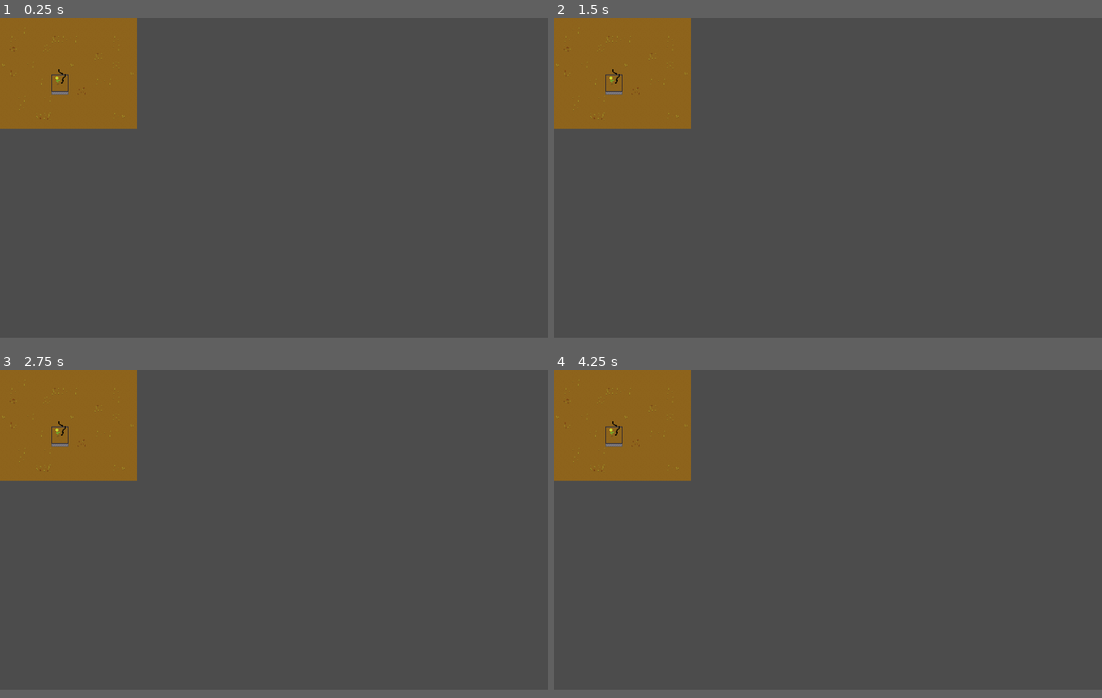
Above: before the commit, frames 1-4 (two rows, left to right).
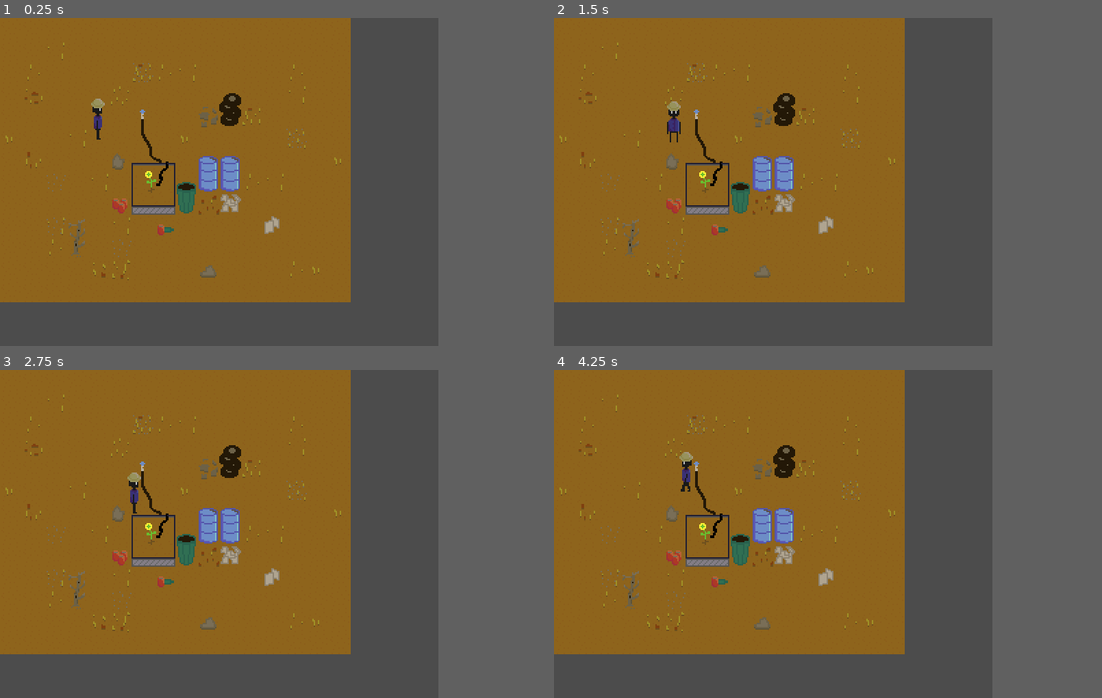
Above: after the commit, the same moments.

Repository: bassguitarbill/thrive
Game: Godot game, scene res://Level.tscn
Same seed, same stepped clock (60 frames per second), same inputs: the game is played once before the commit and once after it. Before the commit the project has no main scene; this scene is started directly in both runs.
Inputs:
- Up to frame 1 (0.25 s): no input
- Up to frame 2 (1.5 s): tap Enter at 0.5 s; hold Right (ui_right) 0.53-1.28 s; hold Down (ui_down) from 1.28 s (still down)
- Up to frame 3 (2.75 s): release Down (ui_down) at 2.03 s; hold Right (ui_right) from 2.03 s (still down)
- Up to frame 4 (4.25 s): release Right (ui_right) at 2.78 s; hold Up (ui_up) 2.78-3.53 s; hold Left (ui_left) from 3.53 s (still down)
The window is 800x468 before the commit and 640x480 after it. Grey fills any space a smaller window leaves; there, only what the larger window draws over its background counts as a difference.

The runs differ from the first frame. In frame 1, 47% of the frame differs, in the area x 0-64%, y 0-87%; in frame 2, 47%; in frame 3, 47%; in frame 4, 47%.

Commit message:
Add more art, and ysorting, and a title logo.

Diff:
--- /dev/null
+++ b/Gardener.gd
@@ -0,0 +1,97 @@
+extends Node2D
+
+const TILE_SIZE = 16
+export var TWEEN_DURATION = 0.8
+
+var destination = null
+var input = Vector2.ZERO
+var ready_to_move = true
+
+var can_move = {
+	"right": 0,
+	"left": 0,
+	"up": 0,
+	"down": 0
+}
+
+onready var tween = $Tween
+onready var animationPlayer = $AnimationPlayer
+onready var sprite = $Sprite
+
+func _process(delta):
+	if ready_to_move:
+		get_input()
+		if (input != Vector2.ZERO):
+			start_move()
+
+func get_input():
+	input = Vector2.ZERO
+
+	if (Input.is_action_pressed("ui_left") && can_move["left"] == 0):
+		input.x -= 1
+		animationPlayer.play("WalkLeft")
+		return
+	if (Input.is_action_pressed("ui_right") && can_move["right"] == 0):
+		input.x += 1
+		animationPlayer.play("WalkRight")
+		return
+	if (Input.is_action_pressed("ui_up") && can_move["up"] == 0):
+		input.y -= 1
+		animationPlayer.play("WalkUp")
+		return
+	if (Input.is_action_pressed("ui_down") && can_move["down"] == 0):
+		input.y += 1
+		animationPlayer.play("WalkDown")
+		return
+
+func start_move():
+	var collision_position = input * TILE_SIZE
+	#$Area2D.position = collision_position
+	destination = (input * TILE_SIZE) + position
+	tween.interpolate_property(
+		self,
+		"position",
+		position,
+		destination,
+		TWEEN_DURATION,
+		Tween.TRANS_LINEAR,
+		Tween.EASE_IN_OUT
+	)
+	tween.start()
+	ready_to_move = false
+
+func anim_to_idle():
+	animationPlayer.stop(true)
+	#match (input):
+
+	#	Vector2(-1, 0):
+
+
+func _on_CanGoRight_body_entered(body):
+	can_move["right"] += 1
+
+func _on_CanGoLeft_body_entered(body):
+	can_move["left"] += 1
+
+func _on_CanGoDown_body_entered(body):
+	can_move["down"] += 1
+
+func _on_CanGoUp_body_entered(body):
+	can_move["up"] += 1
+
+func _on_CanGoRight_body_exited(body):
+	can_move["right"] -= 1
+
+func _on_CanGoLeft_body_exited(body):
+	can_move["left"] -= 1
+
+func _on_CanGoDown_body_exited(body):
+	can_move["down"] -= 1
+
+func _on_CanGoUp_body_exited(body):
+	can_move["up"] -= 1
+
+func _on_Tween_tween_all_completed():
+	ready_to_move = true
+	print(can_move)
+	anim_to_idle()
--- a/Gardener.tscn
+++ b/Gardener.tscn
@@ -1,6 +1,7 @@
-[gd_scene load_steps=6 format=2]
+[gd_scene load_steps=9 format=2]
 
 [ext_resource path="res://Gardener.png" type="Texture" id=1]
+[ext_resource path="res://Gardener.gd" type="Script" id=2]
 
 [sub_resource type="Animation" id=1]
 resource_name = "WalkDown"
@@ -74,10 +75,17 @@
 "values": [ 2, 6, 10, 14 ]
 }
 
-[node name="Gardener" type="Node2D"]
+[sub_resource type="RectangleShape2D" id=5]
+extents = Vector2( 7.56691, 7.51477 )
+
+[sub_resource type="RectangleShape2D" id=6]
+extents = Vector2( 7.22261, 7.16402 )
+
+[node name="Gardener" type="KinematicBody2D"]
+script = ExtResource( 2 )
 
 [node name="Sprite" type="Sprite" parent="."]
-position = Vector2( 33.9131, 33.3537 )
+position = Vector2( -0.352531, -13.849 )
 texture = ExtResource( 1 )
 vframes = 4
 hframes = 4
@@ -88,3 +96,41 @@
 anims/WalkLeft = SubResource( 3 )
 anims/WalkRight = SubResource( 2 )
 anims/WalkUp = SubResource( 4 )
+
+[node name="CollisionShape2D" type="CollisionShape2D" parent="."]
+shape = SubResource( 5 )
+
+[node name="CanGoUp" type="Area2D" parent="."]
+
+[node name="CollisionShape2D" type="CollisionShape2D" parent="CanGoUp"]
+position = Vector2( 0.0216537, -15.5007 )
+shape = SubResource( 6 )
+
+[node name="CanGoDown" type="Area2D" parent="."]
+
+[node name="CollisionShape2D" type="CollisionShape2D" parent="CanGoDown"]
+position = Vector2( 0.0216537, 15.4478 )
+shape = SubResource( 6 )
+
+[node name="CanGoLeft" type="Area2D" parent="."]
+
+[node name="CollisionShape2D" type="CollisionShape2D" parent="CanGoLeft"]
+position = Vector2( -15.2202, 0.146361 )
+shape = SubResource( 6 )
+
+[node name="CanGoRight" type="Area2D" parent="."]
+
+[node name="CollisionShape2D" type="CollisionShape2D" parent="CanGoRight"]
+position = Vector2( 15.1732, -0.12865 )
+shape = SubResource( 6 )
+
+[node name="Tween" type="Tween" parent="."]
+[connection signal="body_entered" from="CanGoUp" to="." method="_on_CanGoUp_body_entered"]
+[connection signal="body_exited" from="CanGoUp" to="." method="_on_CanGoUp_body_exited"]
+[connection signal="body_entered" from="CanGoDown" to="." method="_on_CanGoDown_body_entered"]
+[connection signal="body_exited" from="CanGoDown" to="." method="_on_CanGoDown_body_exited"]
+[connection signal="body_entered" from="CanGoLeft" to="." method="_on_CanGoLeft_body_entered"]
+[connection signal="body_exited" from="CanGoLeft" to="." method="_on_CanGoLeft_body_exited"]
+[connection signal="body_entered" from="CanGoRight" to="." method="_on_CanGoRight_body_entered"]
+[connection signal="body_exited" from="CanGoRight" to="." method="_on_CanGoRight_body_exited"]
+[connection signal="tween_all_completed" from="Tween" to="." method="_on_Tween_tween_all_completed"]
--- a/Level.tscn
+++ b/Level.tscn
@@ -1,7 +1,9 @@
-[gd_scene load_steps=5 format=2]
+[gd_scene load_steps=21 format=2]
 
 [ext_resource path="res://Dirt3.png" type="Texture" id=1]
 [ext_resource path="res://Flower.png" type="Texture" id=2]
+[ext_resource path="res://Gardener.tscn" type="PackedScene" id=3]
+[ext_resource path="res://Objects.png" type="Texture" id=4]
 
 [sub_resource type="TileSet" id=1]
 0/name = "Dirt3.png 0"
@@ -22,7 +24,107 @@
 0/shapes = [  ]
 0/z_index = 0
 
-[sub_resource type="TileSet" id=2]
+[sub_resource type="ConvexPolygonShape2D" id=9]
+points = PoolVector2Array( 0, 0, 16, 0, 16, 16, 0, 16 )
+
+[sub_resource type="ConvexPolygonShape2D" id=10]
+points = PoolVector2Array( 0, 0, 16, 0, 16, 16, 0, 16 )
+
+[sub_resource type="ConvexPolygonShape2D" id=11]
+points = PoolVector2Array( 0, 0, 16, 0, 16, 16, 0, 16 )
+
+[sub_resource type="ConvexPolygonShape2D" id=12]
+points = PoolVector2Array( 0, 0, 16, 0, 16, 16, 0, 16 )
+
+[sub_resource type="ConvexPolygonShape2D" id=13]
+points = PoolVector2Array( 0, 0, 16, 0, 16, 16, 0, 16 )
+
+[sub_resource type="ConvexPolygonShape2D" id=14]
+points = PoolVector2Array( 0, 0, 16, 0, 16, 16, 0, 16 )
+
+[sub_resource type="ConvexPolygonShape2D" id=15]
+points = PoolVector2Array( 0, 0, 16, 0, 16, 16, 0, 16 )
+
+[sub_resource type="TileSet" id=16]
+0/name = "Objects.png 0"
+0/texture = ExtResource( 4 )
+0/tex_offset = Vector2( 0, 0 )
+0/modulate = Color( 1, 1, 1, 1 )
+0/region = Rect2( 0, 0, 128, 128 )
+0/tile_mode = 2
+0/autotile/icon_coordinate = Vector2( 0, 0 )
+0/autotile/tile_size = Vector2( 16, 16 )
+0/autotile/spacing = 0
+0/autotile/occluder_map = [  ]
+0/autotile/navpoly_map = [  ]
+0/autotile/priority_map = [  ]
+0/autotile/z_index_map = [  ]
+0/occluder_offset = Vector2( 0, 0 )
+0/navigation_offset = Vector2( 0, 0 )
+0/shapes = [ {
+"autotile_coord": Vector2( 1, 1 ),
+"one_way": false,
+"one_way_margin": 1.0,
+"shape": SubResource( 9 ),
+"shape_transform": Transform2D( 1, 0, 0, 1, 0, 0 )
+}, {
+"autotile_coord": Vector2( 2, 1 ),
+"one_way": false,
+"one_way_margin": 1.0,
+"shape": SubResource( 10 ),
+"shape_transform": Transform2D( 1, 0, 0, 1, 0, 0 )
+}, {
+"autotile_coord": Vector2( 3, 1 ),
+"one_way": false,
+"one_way_margin": 1.0,
+"shape": SubResource( 11 ),
+"shape_transform": Transform2D( 1, 0, 0, 1, 0, 0 )
+}, {
+"autotile_coord": Vector2( 4, 1 ),
+"one_way": false,
+"one_way_margin": 1.0,
+"shape": SubResource( 12 ),
+"shape_transform": Transform2D( 1, 0, 0, 1, 0, 0 )
+}, {
+"autotile_coord": Vector2( 5, 1 ),
+"one_way": false,
+"one_way_margin": 1.0,
+"shape": SubResource( 13 ),
+"shape_transform": Transform2D( 1, 0, 0, 1, 0, 0 )
+}, {
+"autotile_coord": Vector2( 6, 1 ),
+"one_way": false,
+"one_way_margin": 1.0,
+"shape": SubResource( 14 ),
+"shape_transform": Transform2D( 1, 0, 0, 1, 0, 0 )
+}, {
+"autotile_coord": Vector2( 7, 1 ),
+"one_way": false,
+"one_way_margin": 1.0,
+"shape": SubResource( 15 ),
+"shape_transform": Transform2D( 1, 0, 0, 1, 0, 0 )
+} ]
+0/z_index = 0
+
+[sub_resource type="ConvexPolygonShape2D" id=2]
+points = PoolVector2Array( 0, 0, 16, 0, 16, 16, 0, 16 )
+
+[sub_resource type="ConvexPolygonShape2D" id=3]
+points = PoolVector2Array( 0, 0, 16, 0, 16, 16, 0, 16 )
+
+[sub_resource type="ConvexPolygonShape2D" id=4]
+points = PoolVector2Array( 0, 0, 16, 0, 16, 16, 0, 16 )
+
+[sub_resource type="ConvexPolygonShape2D" id=5]
+points = PoolVector2Array( 0, 0, 16, 0, 16, 16, 0, 16 )
+
+[sub_resource type="ConvexPolygonShape2D" id=6]
+points = PoolVector2Array( 0, 0, 16, 0, 16, 16, 0, 16 )
+
+[sub_resource type="ConvexPolygonShape2D" id=7]
+points = PoolVector2Array( 0, 0, 16, 0, 16, 16, 0, 16 )
+
+[sub_resource type="TileSet" id=8]
 0/name = "Flower.png 0"
 0/texture = ExtResource( 2 )
 0/tex_offset = Vector2( 0, 0 )
@@ -35,10 +137,46 @@
 0/autotile/occluder_map = [  ]
 0/autotile/navpoly_map = [  ]
 0/autotile/priority_map = [  ]
-0/autotile/z_index_map = [  ]
+0/autotile/z_index_map = [ Vector3( 0, 0, 3 ), Vector3( 1, 0, 3 ), Vector3( 2, 0, 3 ), Vector3( 3, 0, 3 ) ]
 0/occluder_offset = Vector2( 0, 0 )
 0/navigation_offset = Vector2( 0, 0 )
-0/shapes = [  ]
+0/shapes = [ {
+"autotile_coord": Vector2( 2, 1 ),
+"one_way": false,
+"one_way_margin": 1.0,
+"shape": SubResource( 2 ),
+"shape_transform": Transform2D( 1, 0, 0, 1, 0, 0 )
+}, {
+"autotile_coord": Vector2( 2, 2 ),
+"one_way": false,
+"one_way_margin": 1.0,
+"shape": SubResource( 3 ),
+"shape_transform": Transform2D( 1, 0, 0, 1, 0, 0 )
+}, {
+"autotile_coord": Vector2( 3, 1 ),
+"one_way": false,
+"one_way_margin": 1.0,
+"shape": SubResource( 4 ),
+"shape_transform": Transform2D( 1, 0, 0, 1, 0, 0 )
+}, {
+"autotile_coord": Vector2( 3, 2 ),
+"one_way": false,
+"one_way_margin": 1.0,
+"shape": SubResource( 5 ),
+"shape_transform": Transform2D( 1, 0, 0, 1, 0, 0 )
+}, {
+"autotile_coord": Vector2( 1, 1 ),
+"one_way": false,
+"one_way_margin": 1.0,
+"shape": SubResource( 6 ),
+"shape_transform": Transform2D( 1, 0, 0, 1, 0, 0 )
+}, {
+"autotile_coord": Vector2( 0, 1 ),
+"one_way": false,
+"one_way_margin": 1.0,
+"shape": SubResource( 7 ),
+"shape_transform": Transform2D( 1, 0, 0, 1, 0, 0 )
+} ]
 0/z_index = 0
 
 [node name="Level" type="Node2D"]
@@ -49,14 +187,25 @@
 format = 1
 tile_data = PoolIntArray( 0, 0, 0, 1, 0, 0, 2, 0, 0, 3, 0, 0, 4, 0, 0, 5, 0, 0, 6, 0, 0, 7, 0, 0, 8, 0, 0, 9, 0, 0, 10, …(2788 unchanged characters)…
 
-[node name="Flowerbed" type="TileMap" parent="."]
-tile_set = SubResource( 2 )
+[node name="Objects" type="TileMap" parent="."]
+tile_set = SubResource( 16 )
+cell_size = Vector2( 16, 16 )
+format = 1
+tile_data = PoolIntArray( 131078, 0, 196615, 196618, 0, 5, 262150, 0, 327680, 262153, 0, 131072, 262154, 0, 65541, 327686, 0, 393216, 327693, 0, 196615, 393221, 0, 196613, 393222, 0, 458752, 393223, 0, 458753, 393225, 0, 1, 393226, 0, 1, 458754, 0, 196614, 458760, 0, 2, 458761, 0, 65537, 458762, 0, 65537, 524293, 0, 131076, 524296, 0, 65538, 524298, 0, 196611, 589826, 0, 196614, 589827, 0, 3, 589831, 0, 131079, 589836, 0, 196610, 655363, 0, 65539, 655365, 0, 196614, 720905, 0, 196612 )
+
+[node name="YSort" type="YSort" parent="."]
+
+[node name="Flowerbed" type="TileMap" parent="YSort"]
+tile_set = SubResource( 8 )
 cell_size = Vector2( 16, 16 )
 format = 1
 tile_data = PoolIntArray( 393222, 0, 2, 393223, 0, 3, 458758, 0, 65538, 458759, 0, 65539, 524294, 0, 131074, 524295, 0, 131075 )
 
-[node name="Flower" type="Sprite" parent="."]
-position = Vector2( 109.175, 118 )
+[node name="Gardener" parent="YSort" instance=ExtResource( 3 )]
+position = Vector2( 72, 88 )
+
+[node name="Flower" type="Sprite" parent="YSort"]
+position = Vector2( 111.172, 120.137 )
 texture = ExtResource( 2 )
 vframes = 3
 hframes = 5
--- /dev/null
+++ b/Title.tscn
@@ -0,0 +1,31 @@
+[gd_scene load_steps=3 format=2]
+
+[ext_resource path="res://Logo-Sheet.png" type="Texture" id=1]
+
+[sub_resource type="Animation" id=1]
+resource_name = "New Anim"
+length = 1.2
+loop = true
+step = 0.3
+tracks/0/type = "value"
+tracks/0/path = NodePath("Sprite:frame")
+tracks/0/interp = 1
+tracks/0/loop_wrap = true
+tracks/0/imported = false
+tracks/0/enabled = true
+tracks/0/keys = {
+"times": PoolRealArray( 0, 0.3, 0.6, 0.9 ),
+"transitions": PoolRealArray( 1, 1, 1, 1 ),
+"update": 1,
+"values": [ 0, 1, 2, 1 ]
+}
+
+[node name="Title" type="Node2D"]
+
+[node name="Sprite" type="Sprite" parent="."]
+texture = ExtResource( 1 )
+vframes = 3
+frame = 2
+
+[node name="AnimationPlayer" type="AnimationPlayer" parent="."]
+"anims/New Anim" = SubResource( 1 )
--- a/project.godot
+++ b/project.godot
@@ -16,7 +16,16 @@
 [application]
 
 config/name="Thrive"
+run/main_scene="res://Level.tscn"
 config/icon="res://icon.png"
+
+[display]
+
+window/size/width=320
+window/size/height=240
+window/size/test_width=960
+window/size/test_height=720
+window/stretch/mode="2d"
 
 [rendering]
 
Binary file changed: Flower.aseprite
Binary file changed: Flower.png
Binary file added: Logo-Sheet.png
Not shown, added: Logo-Sheet.png.import
Binary file added: Logo.aseprite
Binary file added: Objects.aseprite
Binary file added: Objects.png
Not shown, added: Objects.png.import
Binary file added: ezgif-2-20b7689cd173.gif
